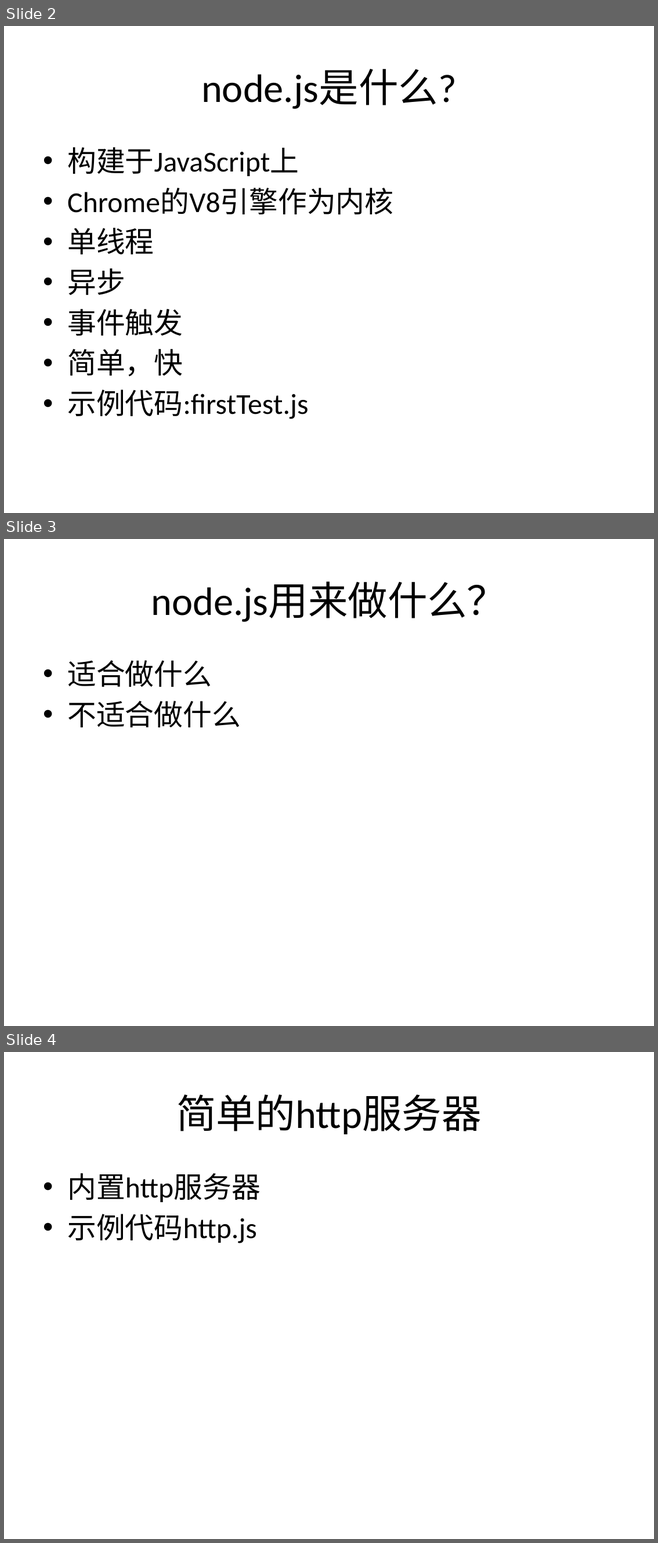
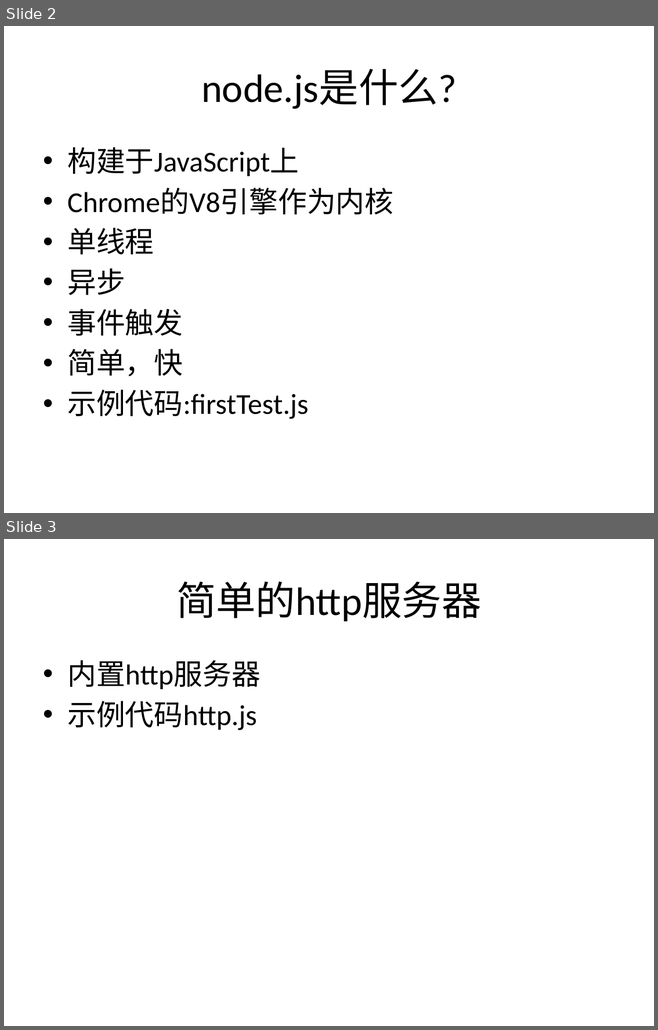
Before and after one commit to JamCode/nodePresentation, a slide deck: 演示文稿2.pptx. Shown one above the other, each under a label of ours: slides 2, 3 and 4 before the commit, slides 2 and 3 after it. The pictures are 658x1543 and 658x1030 pixels, drawn with LibreOffice and Linux fonts; fonts in the diff are those of the drawing. Boxes give left, top, right and bottom in pixels: in the first picture for what was removed or moved away, otherwise in the second. Text is boxed around its words. In the diff, an @@ line names an element or a change of style, - is before the commit and + after.

```diff
--- a/演示文稿2.pptx
+++ b/演示文稿2.pptx
@@ slide 3 removed at box(4, 539, 654, 1026), background #FFFFFF @@
@@ title removed at box(151, 582, 506, 622) @@
-node.js用来做什么？
@@ text removed at box(67, 660, 241, 727) @@
-• 适合做什么
-• 不适合做什么
@@ what was slide 4 is now slide 3 @@
```
Also in this commit, not shown: 2 slides changed, 6 other files.
